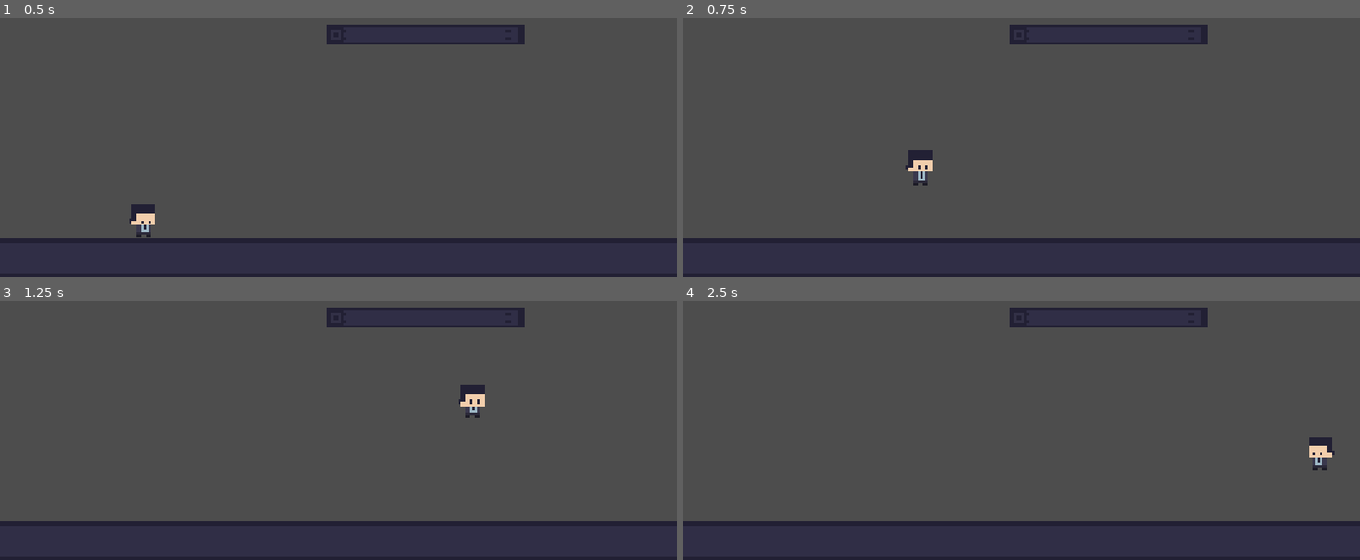
Above: before the commit, frames 1-4 (two rows, left to right).
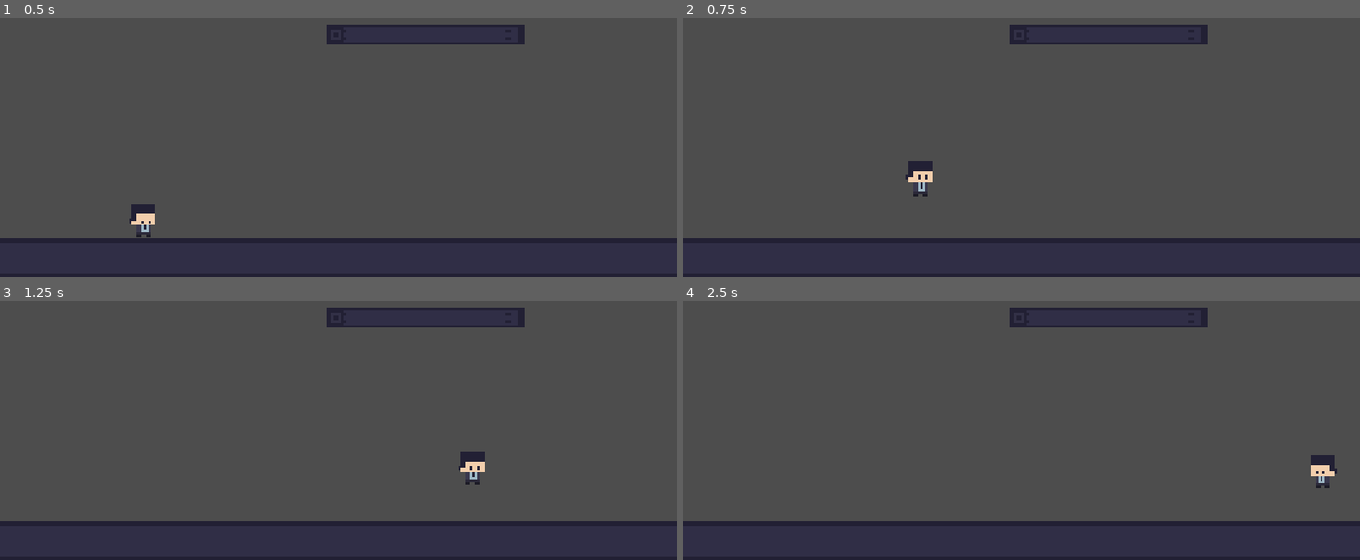
Above: after the commit, the same moments.

Repository: ChezM4ster/spin-to-win-jam
Game: Godot game, scene res://Scenes/testscene.tscn
Same seed, same stepped clock (60 frames per second), same inputs: the game is played once before the commit and once after it.
Inputs:
- Up to frame 1 (0.5 s): no input
- Up to frame 2 (0.75 s): hold D (Move_Right) from 0.53 s (still down); tap W (Jump) at 0.6 s
- Up to frame 3 (1.25 s): keep holding D (Move_Right); tap W (Jump) at 0.77, 1.07 s
- Up to frame 4 (2.5 s): tap Right (Spin_CW) at 1.35 s; tap W (Jump) at 1.52, 1.55, 1.82, 2.3 s; tap Enter at 2 s; release D (Move_Right) at 2.03 s; hold A (Move_Left) from 2.03 s (still down); tap Left (Spin_CounterCW) at 2.1 s

Frame 1 is identical in both runs. In frame 2, 0.5% of the frame differs, in the area x 32-37%, y 50-69%; in frame 3, 0.7%, in the area x 67-72%, y 32-71%; in frame 4, 0.6%.

Commit message:
Fixed jump
Corrected the flappy bird jump behavior

Diff:
--- a/Scripting/Player_Controller.gd
+++ b/Scripting/Player_Controller.gd
@@ -23,12 +23,14 @@
 		if was_on_floor and velocity.y >= 0 :
 			can_coyote_jump = true
 			get_tree().create_timer(coyote_t).timeout.connect(func(): can_coyote_jump = false)
-		else:
-			if jump_pressed:
-				velocity.y = JUMP_VELOCITY
-				jump_pressed=false
-				jump_buffer_timer.stop()
+	else:
+		if jump_pressed:
+			velocity.y = JUMP_VELOCITY
+			jump_pressed=false
+			jump_buffer_timer.stop()
 
+	if Input.is_action_just_released("Jump") and velocity.y < 0:
+		velocity.y = JUMP_VELOCITY/40
 	if Input.is_action_just_pressed("Jump"):
 		if is_on_floor() or can_coyote_jump:
 			velocity.y = JUMP_VELOCITY
@@ -36,8 +38,7 @@
 		else:
 			jump_pressed = true
 			jump_buffer_timer.start(jump_buffer_t)
-	if Input.is_action_just_released("Jump") and velocity.y < 0:
-		velocity.y = JUMP_VELOCITY/4
+
 
 
 	var direction := Input.get_axis("Move_Left", "Move_Right")
@@ -51,4 +52,5 @@
 	if direction > 0 :
 		corporate_guy_sprite.flip_h = false
 
+	was_on_floor = is_on_floor()
 	move_and_slide()
